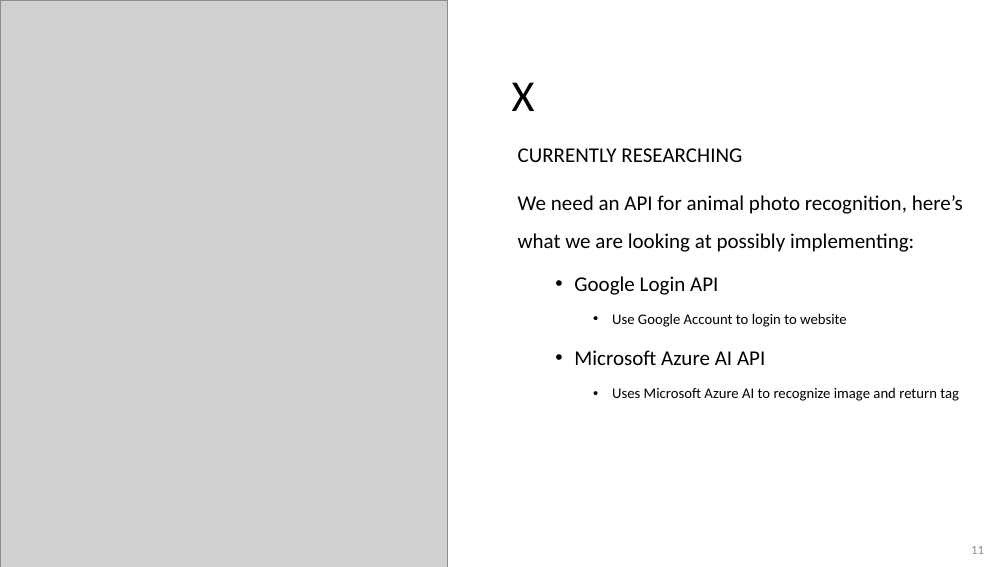
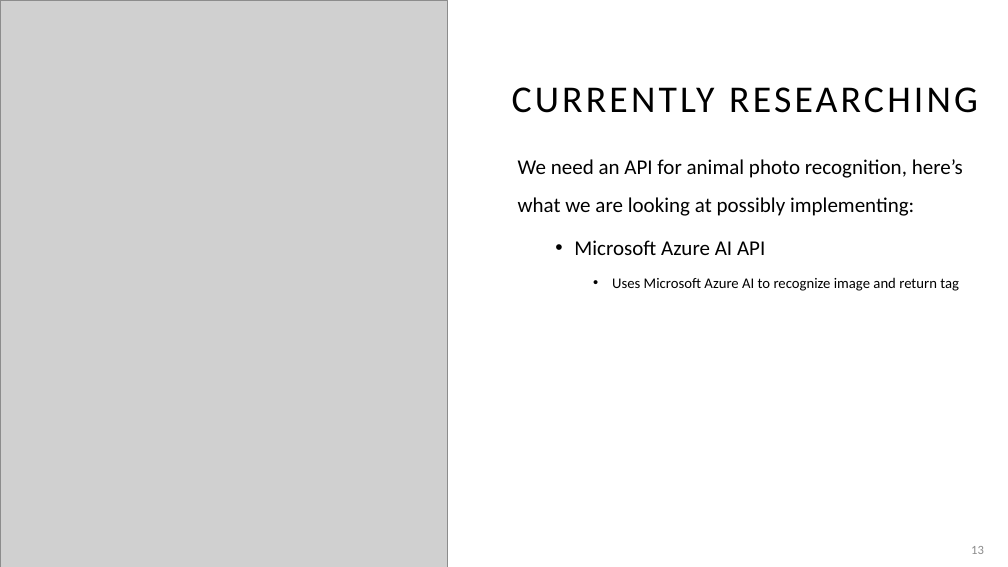
Before and after one commit to adriaonline/CPT200SP24-Team1, a slide deck: slide 13 of Phase 2 Docs/Phase 2 - Presentation.pptx (slide 11 before the commit). Drawn at 1008x567 pixels with LibreOffice and Linux fonts; fonts in the diff are those of the drawing; grey boxes stand for pictures. Boxes give left, top, right and bottom in pixels: in the first picture for what was removed or moved away, otherwise in the second. Text is boxed around its words. In the diff, an @@ line names an element or a change of style, - is before the commit and + after.

```diff
--- a/Phase 2 Docs/Phase 2 - Presentation.pptx
+++ b/Phase 2 Docs/Phase 2 - Presentation.pptx
@@ title at box(512, 87, 978, 113): text changed; size 42 to 36 pt @@
-X
+CURRENTLY RESEARCHING
@@ text at box(518, 148, 742, 162): paragraph removed @@
-CURRENTLY RESEARCHING
@@ text at box(574, 276, 847, 327): paragraphs removed @@
-  • Google Login API
-    • Use Google Account to login to website
@@ page number at box(971, 546, 984, 554): text changed @@
-11
+13
```
Also in this commit, not shown: 2 other slides changed, 1 slide removed, 1 other file.
